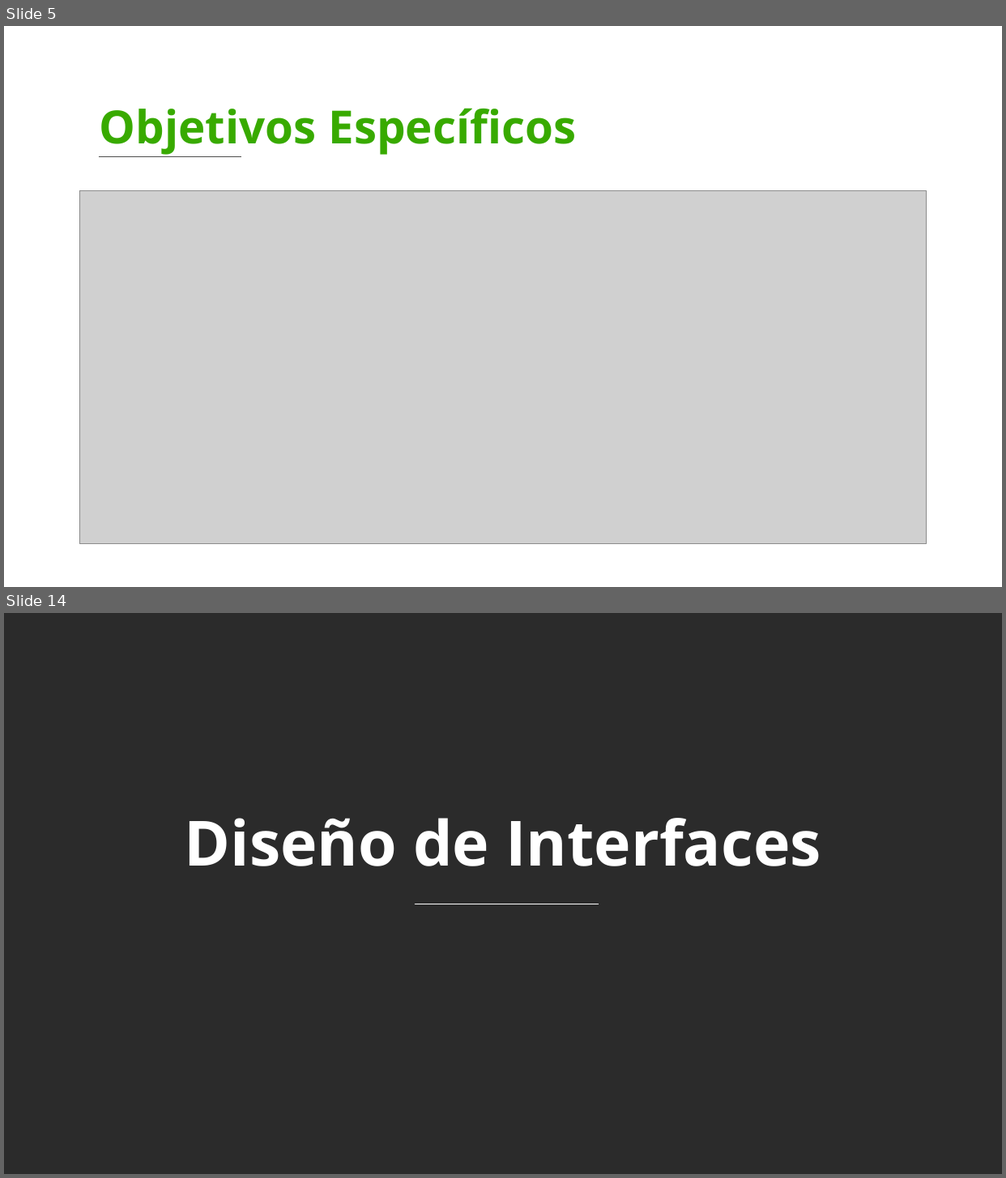
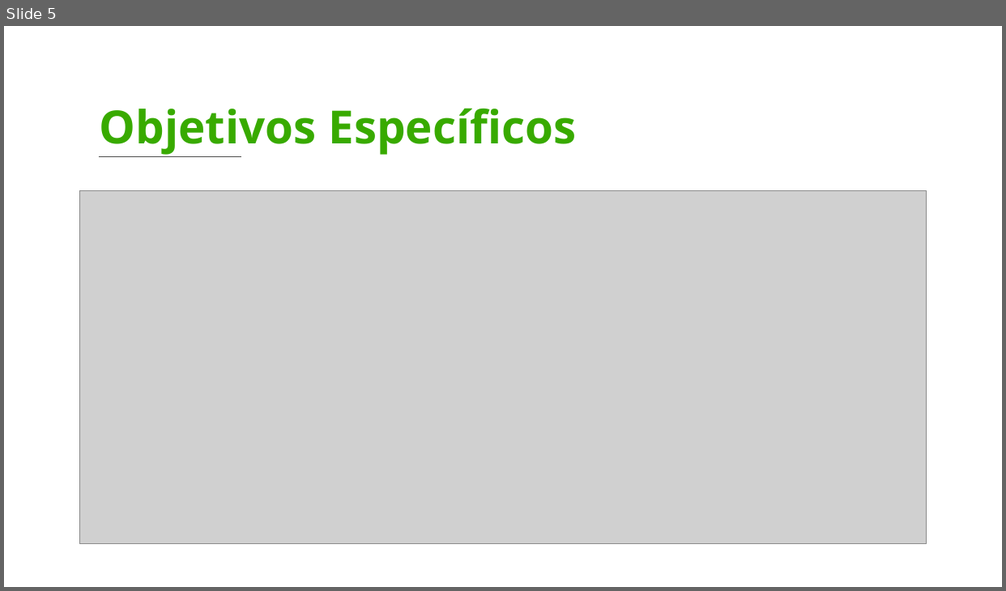
Before and after one commit to BrandonDuv033/Panify, a slide deck: Cuarto Trimestre/Presentación - 4 Trimestre.pptx. Shown one above the other, each under a label of ours: slides 5 and 14 before the commit, slide 5 after it; the slides between them are not shown. The pictures are 1006x1178 and 1006x591 pixels, drawn with LibreOffice and Linux fonts; fonts in the diff are those of the drawing; grey boxes stand for pictures; background and template pictures are left out; a plain dark background stands for a picture behind light text. Boxes give left, top, right and bottom in pixels: in the first picture for what was removed or moved away, otherwise in the second. Text is boxed around its words. In the diff, an @@ line names an element or a change of style, - is before the commit and + after.

```diff
--- a/Cuarto Trimestre/Presentación - 4 Trimestre.pptx
+++ b/Cuarto Trimestre/Presentación - 4 Trimestre.pptx
@@ slide 14 removed at [4,613,1002,1174], background picture (left out) @@
@@ text removed at [185,818,821,867] @@
-Diseño de Interfaces
@@ line removed from (414, 905) to (599, 905) @@
```
Also in this commit, not shown: 2 slides changed, 3 slides added, 7 other slides removed.
